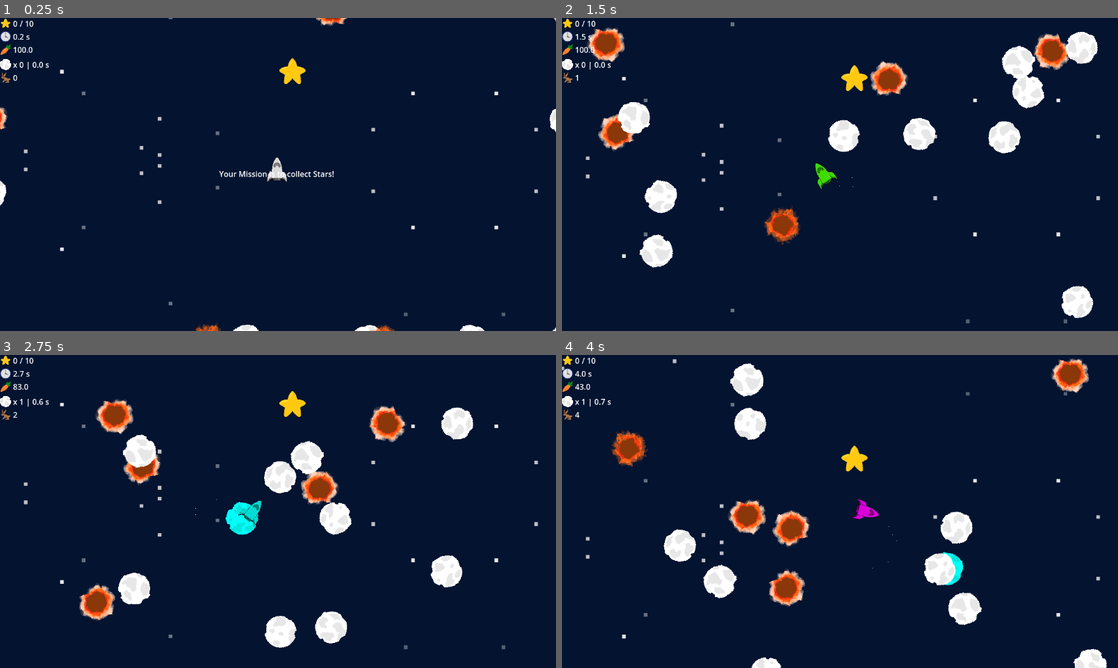
Above: before the commit, frames 1-4 (two rows, left to right).
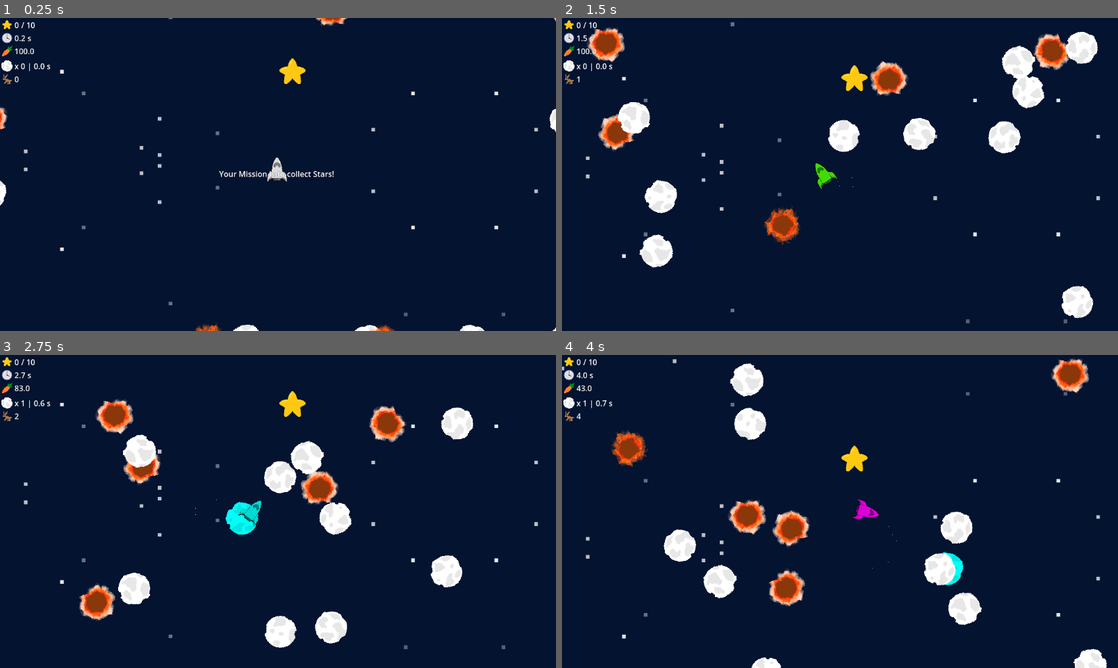
Above: after the commit, the same moments.

Repository: Setry/gj-solo
Game: Godot game, scene res://Scenes/MainTest.tscn
Two runs of this game, one before a commit and one after it. Both use one fixed random seed, a clock stepped at 60 frames per second and the inputs below.
Inputs:
- Up to frame 1 (0.25 s): no input
- Up to frame 2 (1.5 s): tap Enter at 0.5 s; hold Space (press) 0.53-1.28 s; tap Space (press) at 1.35 s
- Up to frame 3 (2.75 s): hold Space (press) from 2.03 s (still down)
- Up to frame 4 (4 s): release Space (press) at 2.78 s; tap Space (press) at 2.85 s; hold Space (press) from 3.53 s (still down)

The runs differ from the first frame. In frame 1, 0.5% of the frame differs, in the area x 0-52%, y 0-51%; in frame 2, 0.4%; in frame 3, 0.4%; in frame 4, 0.4%.

Commit message:
Added Text outline and increased margin to GameUI

Diff:
--- a/Scenes/UI.tscn
+++ b/Scenes/UI.tscn
@@ -1,10 +1,65 @@
-[gd_scene load_steps=6 format=3 uid="uid://i76ldopx1rto"]
+[gd_scene load_steps=20 format=3 uid="uid://i76ldopx1rto"]
 
 [ext_resource type="Texture2D" uid="uid://dtitj7k8r5v7u" path="res://Sprites/Star.png" id="1_nxvpl"]
 [ext_resource type="Texture2D" uid="uid://wxtcsan1aepf" path="res://Sprites/Planet1.png" id="1_w371h"]
 [ext_resource type="Texture2D" uid="uid://hskhinorom78" path="res://Sprites/Clock.png" id="2_hfhsn"]
 [ext_resource type="Texture2D" uid="uid://dtemlktmjqev" path="res://Sprites/Carrot.png" id="3_qwshj"]
 [ext_resource type="Texture2D" uid="uid://0isb5ayg2q7w" path="res://Sprites/Rabbit.png" id="5_qwshj"]
+
+[sub_resource type="LabelSettings" id="LabelSettings_48q88"]
+outline_size = 1
+outline_color = Color(0, 0, 0, 1)
+
+[sub_resource type="LabelSettings" id="LabelSettings_xjg7p"]
+outline_color = Color(0, 0, 0, 1)
+
+[sub_resource type="LabelSettings" id="LabelSettings_mg6lk"]
+outline_size = 1
+outline_color = Color(0, 0, 0, 1)
+
+[sub_resource type="LabelSettings" id="LabelSettings_wunin"]
+outline_size = 1
+outline_color = Color(0, 0, 0, 1)
+
+[sub_resource type="LabelSettings" id="LabelSettings_j04uc"]
+outline_size = 1
+outline_color = Color(0, 0, 0, 1)
+
+[sub_resource type="LabelSettings" id="LabelSettings_vqx31"]
+outline_size = 1
+outline_color = Color(0, 0, 0, 1)
+
+[sub_resource type="LabelSettings" id="LabelSettings_13dyv"]
+outline_size = 1
+outline_color = Color(0, 0, 0, 1)
+
+[sub_resource type="LabelSettings" id="LabelSettings_b1goy"]
+outline_size = 1
+outline_color = Color(0, 0, 0, 1)
+
+[sub_resource type="LabelSettings" id="LabelSettings_n04ve"]
+outline_size = 1
+outline_color = Color(0, 0, 0, 1)
+
+[sub_resource type="LabelSettings" id="LabelSettings_qwshj"]
+outline_size = 1
+outline_color = Color(0, 0, 0, 1)
+
+[sub_resource type="LabelSettings" id="LabelSettings_wi7yl"]
+outline_size = 1
+outline_color = Color(0.000693898, 0.000693898, 0.000693898, 1)
+
+[sub_resource type="LabelSettings" id="LabelSettings_5q4fb"]
+outline_size = 1
+outline_color = Color(0, 0, 0, 1)
+
+[sub_resource type="LabelSettings" id="LabelSettings_mqm5i"]
+outline_size = 1
+outline_color = Color(0, 0, 0, 1)
+
+[sub_resource type="LabelSettings" id="LabelSettings_jnovg"]
+outline_size = 1
+outline_color = Color(0, 0, 0, 1)
 
 [node name="GameUI" type="Control"]
 layout_mode = 3
@@ -19,6 +74,8 @@
 anchor_bottom = 1.0
 grow_horizontal = 2
 grow_vertical = 2
+theme_override_constants/margin_left = 3
+theme_override_constants/margin_top = 3
 
 [node name="VBoxContainer" type="VBoxContainer" parent="MarginContainer"]
 layout_mode = 2
@@ -34,10 +91,12 @@
 [node name="Counter" type="Label" parent="MarginContainer/VBoxContainer/HBoxContainer"]
 layout_mode = 2
 text = "0"
+label_settings = SubResource("LabelSettings_48q88")
 
 [node name="Counter2" type="Label" parent="MarginContainer/VBoxContainer/HBoxContainer"]
 layout_mode = 2
 text = "/ 10"
+label_settings = SubResource("LabelSettings_xjg7p")
 
 [node name="HBoxContainer4" type="HBoxContainer" parent="MarginContainer/VBoxContainer"]
 layout_mode = 2
@@ -50,10 +109,12 @@
 [node name="Timer" type="Label" parent="MarginContainer/VBoxContainer/HBoxContainer4"]
 layout_mode = 2
 text = "0"
+label_settings = SubResource("LabelSettings_mg6lk")
 
 [node name="Timer2" type="Label" parent="MarginContainer/VBoxContainer/HBoxContainer4"]
 layout_mode = 2
 text = "s"
+label_settings = SubResource("LabelSettings_wunin")
 
 [node name="HBoxContainer3" type="HBoxContainer" parent="MarginContainer/VBoxContainer"]
 layout_mode = 2
@@ -66,6 +127,7 @@
 [node name="Fuel" type="Label" parent="MarginContainer/VBoxContainer/HBoxContainer3"]
 layout_mode = 2
 text = "0"
+label_settings = SubResource("LabelSettings_j04uc")
 
 [node name="HBoxContainer2" type="HBoxContainer" parent="MarginContainer/VBoxContainer"]
 layout_mode = 2
@@ -81,22 +143,27 @@
 [node name="Label2" type="Label" parent="MarginContainer/VBoxContainer/HBoxContainer6"]
 layout_mode = 2
 text = "x"
+label_settings = SubResource("LabelSettings_vqx31")
 
 [node name="PlanetCounter" type="Label" parent="MarginContainer/VBoxContainer/HBoxContainer6"]
 layout_mode = 2
 text = "0"
+label_settings = SubResource("LabelSettings_13dyv")
 
 [node name="Label" type="Label" parent="MarginContainer/VBoxContainer/HBoxContainer6"]
 layout_mode = 2
 text = "|"
+label_settings = SubResource("LabelSettings_b1goy")
 
 [node name="PlanetDurationCounter" type="Label" parent="MarginContainer/VBoxContainer/HBoxContainer6"]
 layout_mode = 2
 text = "0"
+label_settings = SubResource("LabelSettings_n04ve")
 
 [node name="Label3" type="Label" parent="MarginContainer/VBoxContainer/HBoxContainer6"]
 layout_mode = 2
 text = "s"
+label_settings = SubResource("LabelSettings_qwshj")
 
 [node name="HBoxContainer5" type="HBoxContainer" parent="MarginContainer/VBoxContainer"]
 layout_mode = 2
@@ -109,6 +176,7 @@
 [node name="Jumps" type="Label" parent="MarginContainer/VBoxContainer/HBoxContainer5"]
 layout_mode = 2
 text = "0"
+label_settings = SubResource("LabelSettings_wi7yl")
 
 [node name="MarginContainer2" type="MarginContainer" parent="."]
 layout_mode = 1
@@ -126,6 +194,7 @@
 [node name="StartText" type="Label" parent="MarginContainer2/StartContainer"]
 layout_mode = 2
 text = "Your Mission is to collect Stars! "
+label_settings = SubResource("LabelSettings_5q4fb")
 horizontal_alignment = 1
 
 [node name="LoseContainer" type="VBoxContainer" parent="MarginContainer2"]
@@ -137,6 +206,7 @@
 [node name="LoseText" type="Label" parent="MarginContainer2/LoseContainer"]
 layout_mode = 2
 text = "YOU LOSE"
+label_settings = SubResource("LabelSettings_mqm5i")
 
 [node name="WinContainer" type="VBoxContainer" parent="MarginContainer2"]
 visible = false
@@ -149,4 +219,5 @@
 size_flags_horizontal = 4
 text = "YOU WIN
 CONGRATS"
+label_settings = SubResource("LabelSettings_jnovg")
 horizontal_alignment = 1
